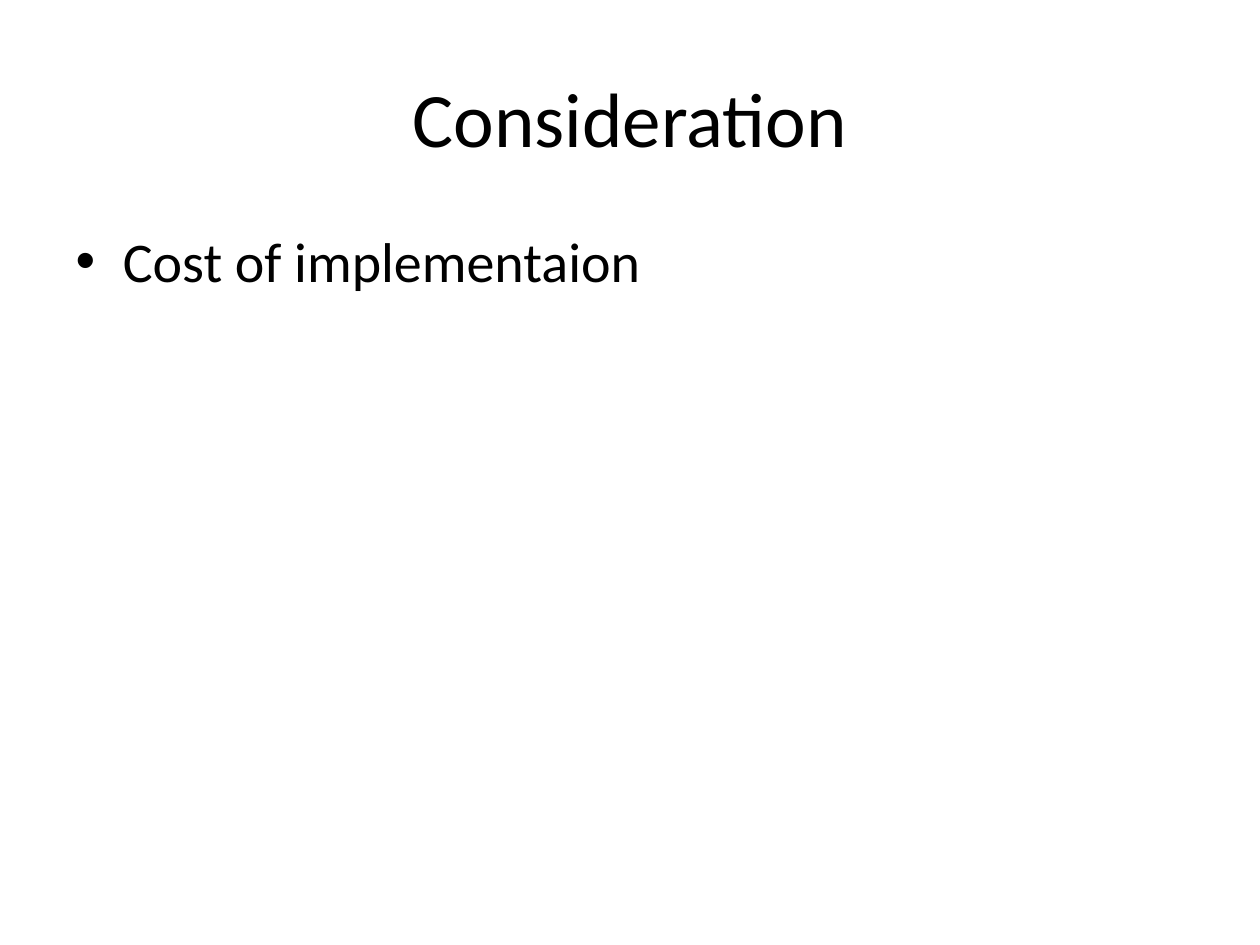
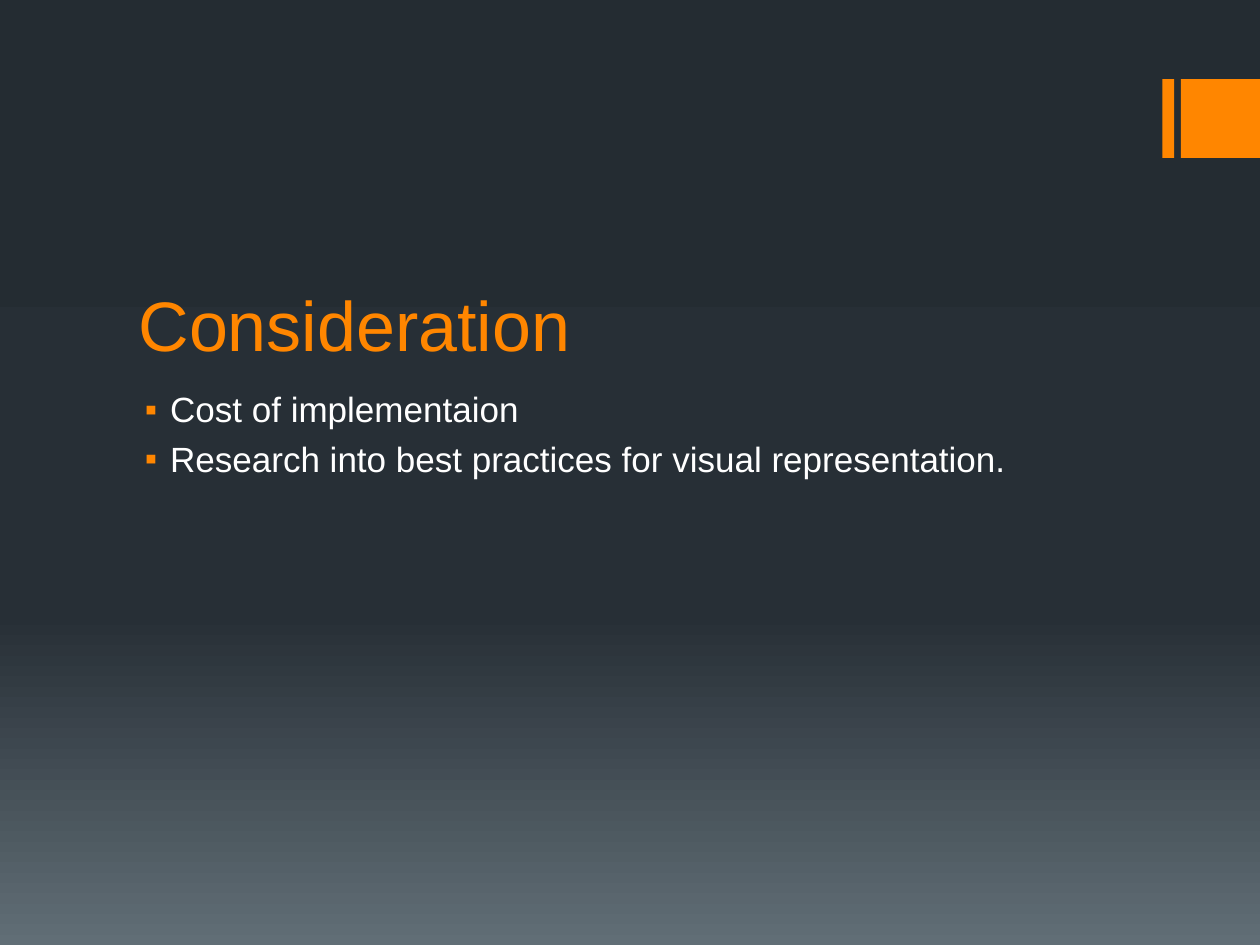
Before and after one commit to bournemouth2016/team-12, a slide deck: slide 4 of Presentation/JP.pptx (slide 6 before the commit). Drawn at 1260x945 pixels with LibreOffice and Linux fonts; fonts in the diff are those of the drawing. Boxes give left, top, right and bottom in pixels: in the first picture for what was removed or moved away, otherwise in the second. Text is boxed around its words. In the diff, an @@ line names an element or a change of style, - is before the commit and + after.

Commit message:
7:25 upload

```diff
--- a/Presentation/JP.pptx
+++ b/Presentation/JP.pptx
@@ background #FFFFFF to gradient #242C33 to #273037 to #636D76 @@
@@ rectangle added at box(1162, 79, 1173, 159), fill #FF8600 @@
@@ rectangle added at box(1181, 79, 1260, 159), fill #FF8600 @@
@@ title "Consideration": place and size @@
-title "Consideration" at box(413, 93, 847, 148)
+title "Consideration" at box(139, 300, 571, 352)
@@ title "Consideration" at box(139, 300, 571, 352): size 44 to 40 pt, font Calibri to Arial, text colour #000000 to #FF8600; alignment centre to left; vertical alignment middle to bottom @@
@@ text "Cost of implementaion": place and size @@
-text "Cost of implementaion" at box(123, 243, 640, 291)
+text "Cost of implementaion" at box(170, 396, 1006, 478)
@@ text at box(170, 396, 519, 429): size 32 to 20 pt, font Calibri to Arial, text colour #000000 to #FFFFFF in "Cost of implementaion"; bullet • to ▪; less space between paragraphs @@
@@ text at box(170, 446, 1006, 478): paragraph added @@
+▪ Research into best practices for visual representation.
```
Also in this commit, not shown: 5 other slides changed, 1 slide added, 4 slides removed.
